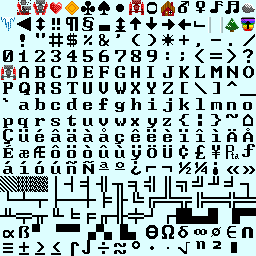
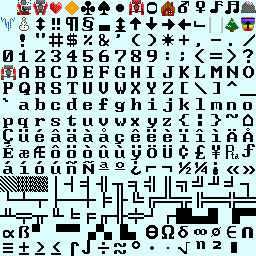
Revision of a layered 256x256 image; what changed, layer by layer:
added layer "snowman" above "spikes" over [17,17,31,31]
painted on "rock" over [241,0,256,13]
